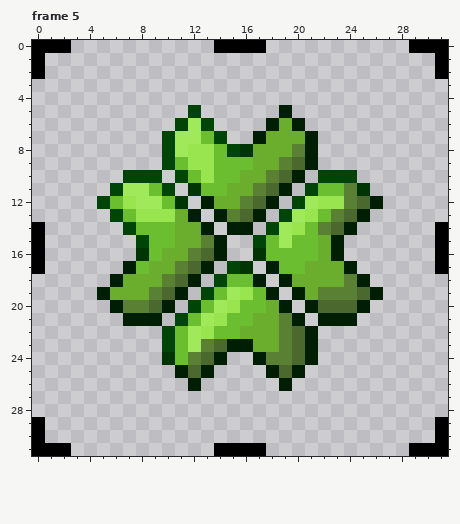
Pixel-art file, stored at aseprite/CardsIcons.aseprite. Above is the file before it was changed.
32x32 pixels, 17 frames. Colours within 5 levels of each other are drawn and written as one. Shown: frame 5. The commit also changed other frames, which this record leaves out.
Once edited:
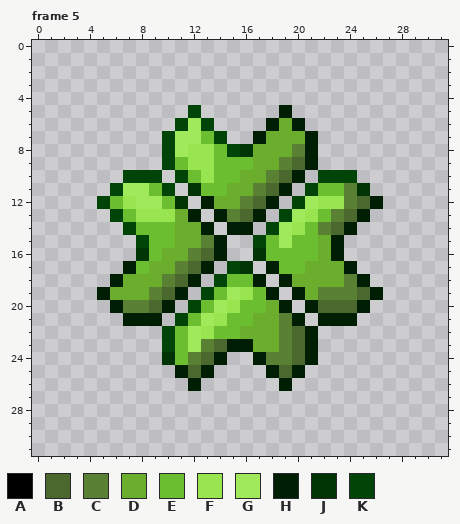
Palette (. is transparent): A #000000  B #4b692f  C #598033  D #6bad2c  E #6abe30  F #99e550  G #a0e95a  H #001e03  J #003405  K #004407
Changes in this commit:
--- frame 5
@@ x 0..31 @@
- 0 AAA...........AAAA...........AAA
- 1 A..............................A
- 2 A..............................A
+ 0 ................................
+ 1 ................................
+ 2 ................................
  3 ................................
@@ x 0..31 @@
 13 ......KEFFFDH.HCBH.KGFECBH......
-14 A......KEEEDDH.HH.KGFECBH......A
-15 A.......KEEDDCH..KEGEEDH.......A
-16 A.......JEDDCBH..JEEEEDH.......A
-17 A......HEDDCBH.KJ.HEEDDDH......A
+14 .......KEEEDDH.HH.KGFECBH.......
+15 ........KEEDDCH..KEGEEDH........
+16 ........JEDDCBH..JEEEEDH........
+17 .......HEDDCBH.KJ.HEEDDDH.......
 18 ......HDDDCBH.KEEH.HDDDDCH......
@@ x 0..31 @@
 28 ................................
-29 A..............................A
-30 A..............................A
-31 AAA...........AAAA...........AAA
+29 ................................
+30 ................................
+31 ................................
Pixel boxes of the changes (left, top, right, bottom) in both pictures:
erased: (32, 40, 71, 79)
erased: (214, 40, 266, 53)
erased: (409, 40, 448, 79)
erased: (32, 222, 45, 274)
erased: (435, 222, 448, 274)
erased: (32, 417, 71, 456)
erased: (409, 417, 448, 456)
erased: (214, 443, 266, 456)
